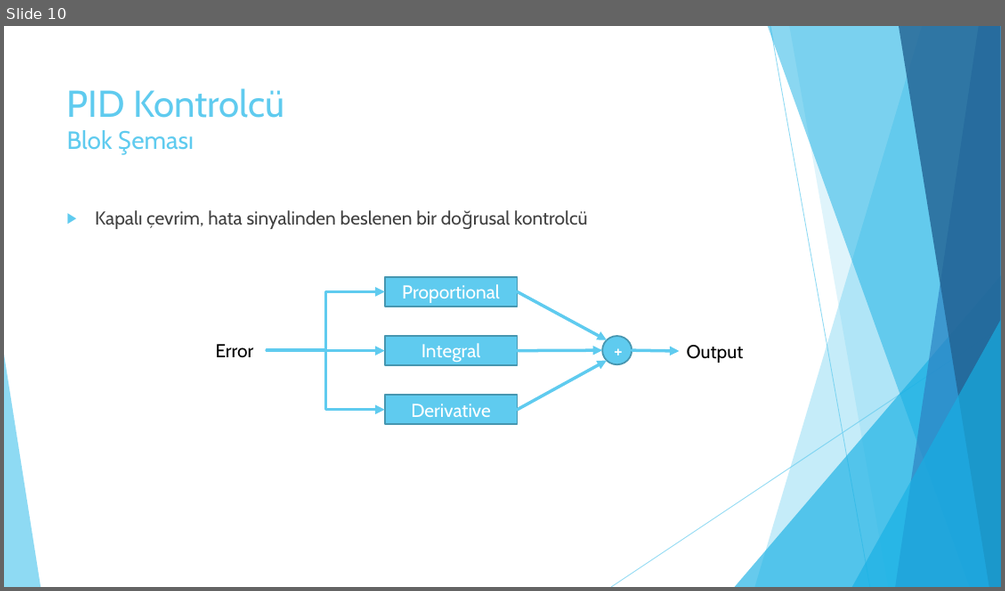
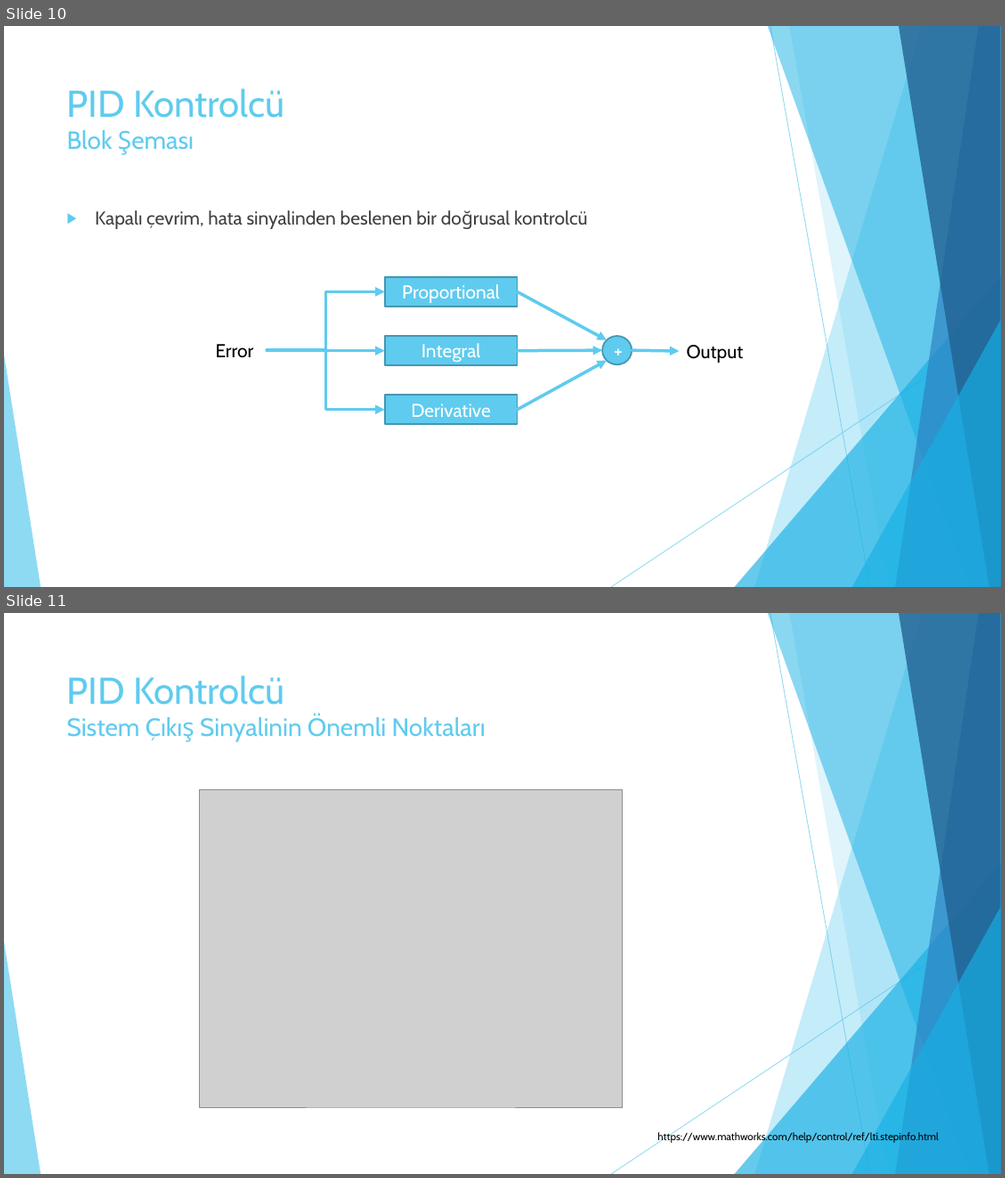
Before and after one commit to enginsubasi/Udemy_STM32, a slide deck: docs/Sunumlar/PIDKontrolcu.pptx. Shown one above the other, each under a label of ours: slide 10 before the commit, slides 10 and 11 after it. The pictures are 1005x591 and 1005x1178 pixels, drawn with LibreOffice and Linux fonts; fonts in the diff are those of the drawing; grey boxes stand for pictures. Boxes give left, top, right and bottom in pixels: in the first picture for what was removed or moved away, otherwise in the second. Text is boxed around its words. In the diff, an @@ line names an element or a change of style, - is before the commit and + after.

```diff
--- a/docs/Sunumlar/PIDKontrolcu.pptx
+++ b/docs/Sunumlar/PIDKontrolcu.pptx
@@ slide 11 added at [4,613,1001,1174], background #FFFFFF; not listed: 10 template elements that a slide beside it also shows @@
@@ title added at [67,675,485,742], 24 pt, text #5FCBEF @@
+PID Kontrolcü
+Sistem Çıkış Sinyalinin Önemli Noktaları
@@ picture added at [199,789,623,1107] @@
@@ text added at [657,1131,938,1143], 10 pt, text #000000 @@
+https://www.mathworks.com/help/control/ref/lti.stepinfo.html
```
Also in this commit, not shown: 4 slides changed, 1 other slide added.
